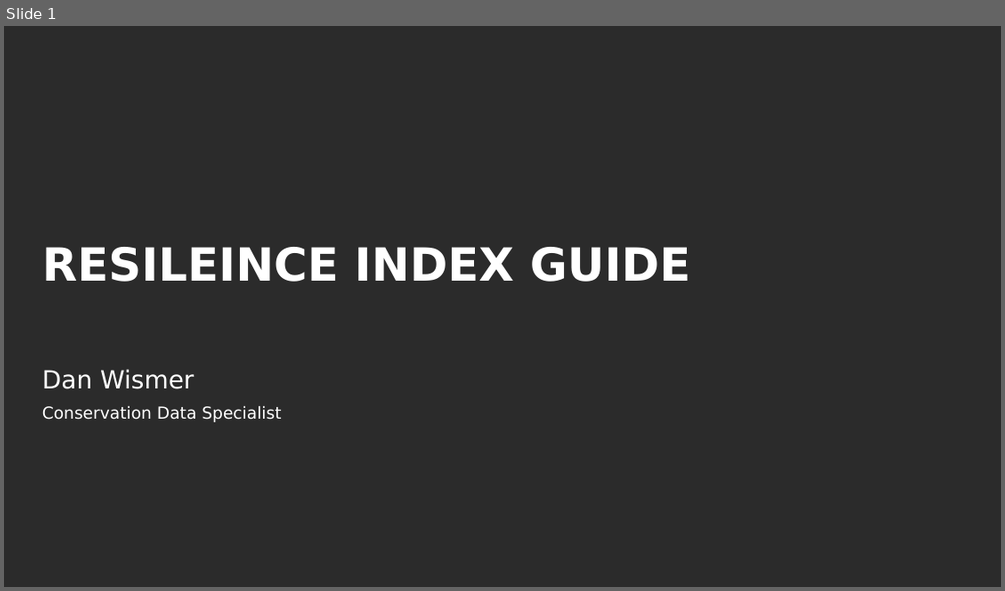
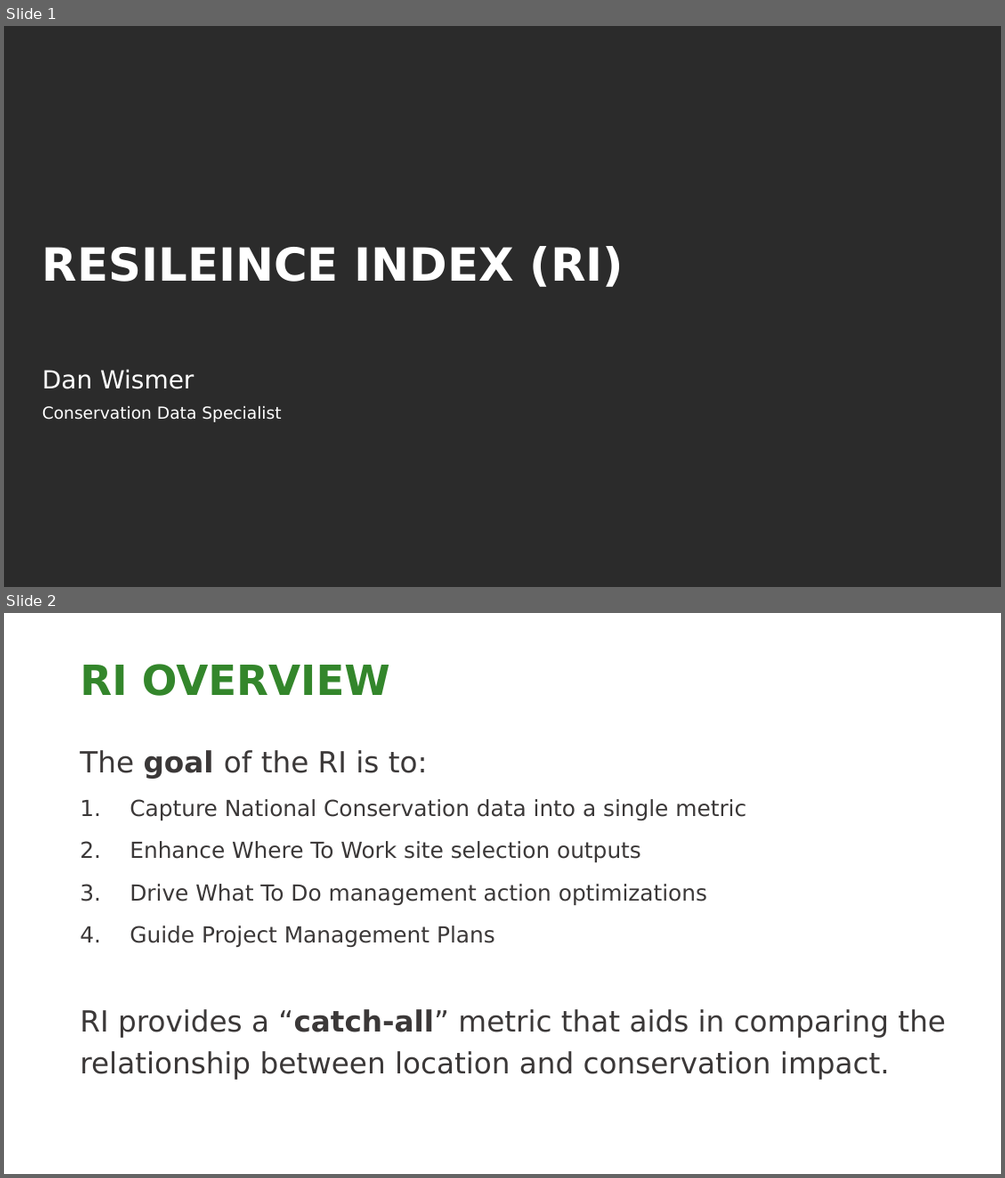
Before and after one commit to NCC-CNC/RI-proto, a slide deck: www/RI_GUIDE.pptx. Shown one above the other, each under a label of ours: slide 1 before the commit, slides 1 and 2 after it. The pictures are 1005x591 and 1005x1178 pixels, drawn with LibreOffice and Linux fonts; fonts in the diff are those of the drawing; background and template pictures are left out; a plain dark background stands for a picture behind light text. Boxes give left, top, right and bottom in pixels: in the first picture for what was removed or moved away, otherwise in the second. Text is boxed around its words. In the diff, an @@ line names an element or a change of style, - is before the commit and + after.

```diff
--- a/www/RI_GUIDE.pptx
+++ b/www/RI_GUIDE.pptx
@@ slide 2 added at (x1=4, y1=613, x2=1001, y2=1174), background picture (left out) @@
@@ title added at (x1=80, y1=664, x2=390, y2=696), 30 pt, text #33862B, bold @@
+RI OVERVIEW
@@ text added at (x1=80, y1=750, x2=946, y2=1079), 16 pt, text #3B3838 @@
+The goal of the RI is to:
+1. Capture National Conservation data into a single metric
+2. Enhance Where To Work site selection outputs
+3. Drive What To Do management action optimizations
+4. Guide Project Management Plans
+RI provides a “catch-all” metric that aids in comparing the relationship between location and conservation impact.
@@ slide 1 changed as well @@
@@ title at (x1=42, y1=246, x2=624, y2=287): text changed @@
-RESILEINCE INDEX GUIDE
+RESILEINCE INDEX (RI)
```
Also in this commit, not shown: 6 other slides added, 1 slide removed, 3 other files.
